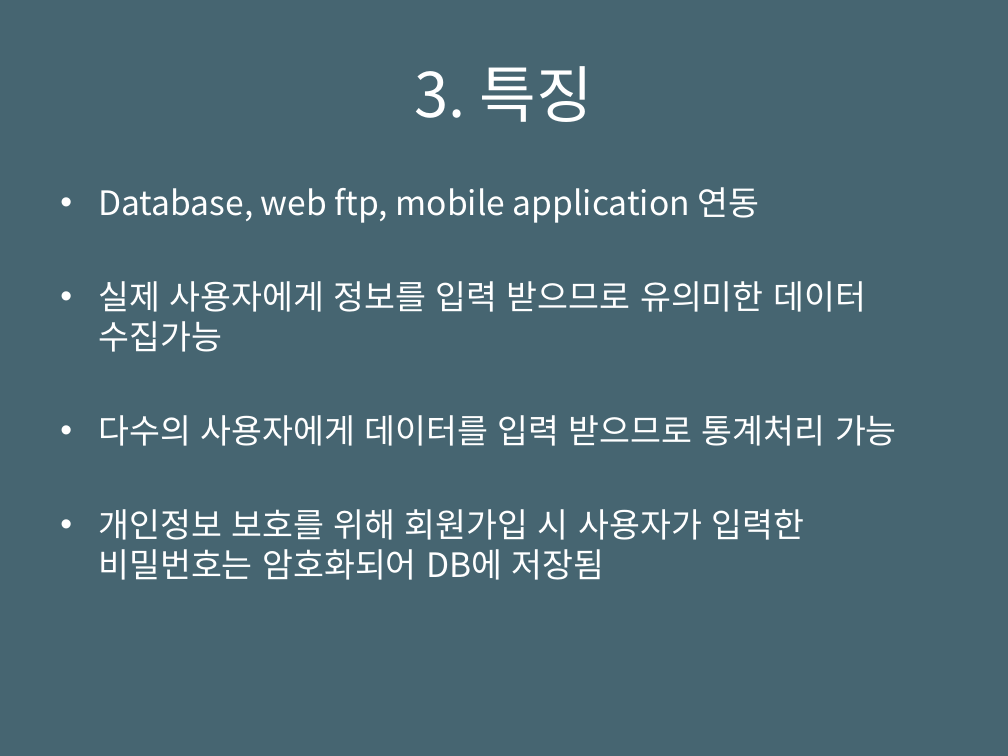
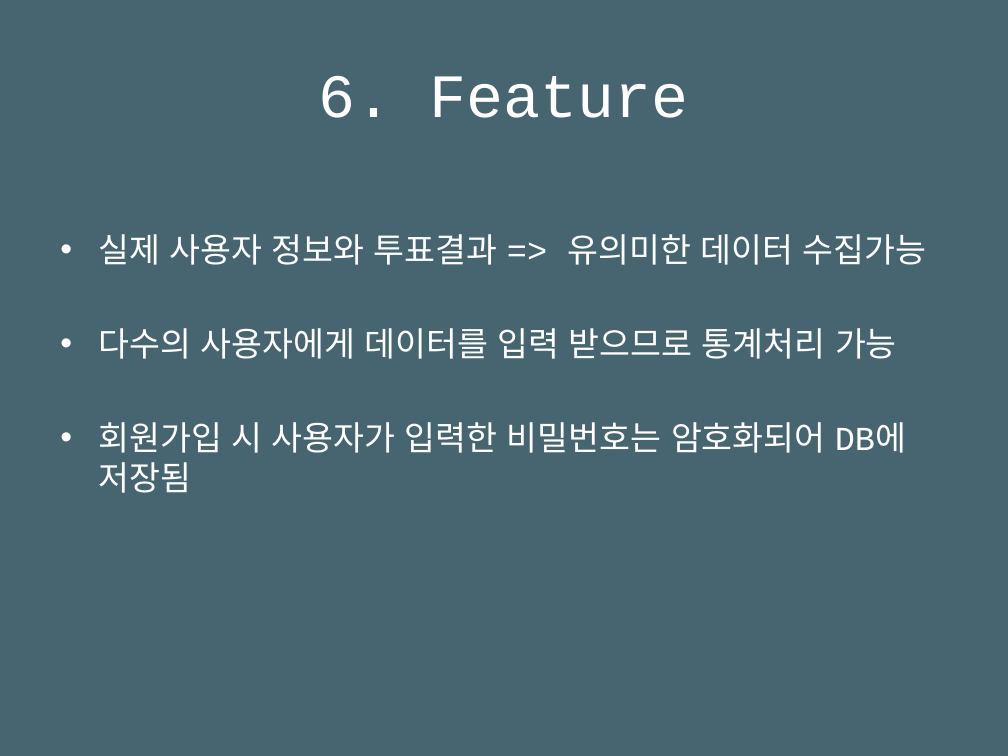
Before and after one commit to csheesun/Politico-Review, a slide deck: slide 7 of PoliticoReview_docs/발표자료(Presentation Meterials)_1410641_이희선.pptx (slide 5 before the commit). Drawn at 1008x756 pixels with LibreOffice and Linux fonts; fonts in the diff are those of the drawing. Boxes give left, top, right and bottom in pixels: in the first picture for what was removed or moved away, otherwise in the second. Text is boxed around its words. In the diff, an @@ line names an element or a change of style, - is before the commit and + after.

```diff
--- a/PoliticoReview_docs/발표자료(Presentation Meterials)_1410641_이희선.pptx
+++ b/PoliticoReview_docs/발표자료(Presentation Meterials)_1410641_이희선.pptx
@@ title at [319, 76, 689, 118]: text changed; font Noto Sans CJK KR to Courier New @@
-3. 특징
+6. Feature
@@ text at [98, 234, 927, 265]: text changed; font Noto Sans CJK KR to Courier New @@
-• Database, web ftp, mobile application 연동
-• 실제 사용자에게 정보를 입력 받으므로 유의미한 데이터 수집가능
+• 실제 사용자 정보와 투표결과 => 유의미한 데이터 수집가능
@@ text at [98, 328, 897, 359]: font Noto Sans CJK KR to Courier New in "다수의 사용자에게 데이터를 입력 받으므로 통계처리 가능" @@
@@ text at [98, 422, 906, 493]: text changed; font Noto Sans CJK KR to Courier New @@
-• 개인정보 보호를 위해 회원가입 시 사용자가 입력한 비밀번호는 암호화되어 DB에 저장됨
+• 회원가입 시 사용자가 입력한 비밀번호는 암호화되어 DB에 저장됨
```
Also in this commit, not shown: 7 other slides changed, 1 slide added, 1 slide removed, 13 other files.
